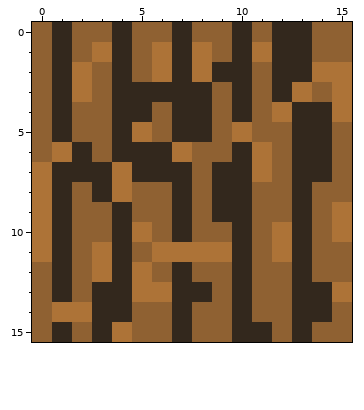
Two versions of one pixel-art sprite, sprites/ground.png. The picture above is the old version.
The file is 16x16 pixels.
And afterwards:
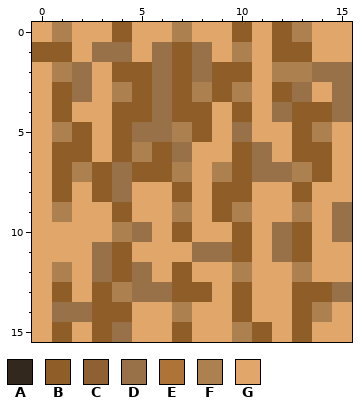
Palette (. is transparent): A #33281d  B #8f5e28  C #8f6132  D #997148  E #ad7337  F #ad814f  G #e0a66a
Edits made:
Changed rows in their new state; - is an unchanged pixel.
first column x 0:
 0 GFGGBGGFGGBGBFGG
 1 BBGDDGDBDGFGBBGG
 2 GFDGBBDBDBBGFFDD
 3 GBDGFBDBFBFGBDGD
 4 GBGGBBDBBGBGDBBD
 5 GFBGBDDFBGDGGBFG
 6 GBBGBFBDGGBDGBBG
 7 GBFBDBBFGFBDDFBG
 8 GBGBDGGBGBBGGBGG
 9 GFGGBGGFGBFGGFGD
10 GGGGFDGBGGBGDBGD
11 GGGDBGGGDDBGDBGG
12 GFGDBDGBGGFGGFGG
13 GBGBFDDBBGBGGBBD
14 GDDBBGGFGGBGGBFG
15 GBGBDGGBGGFBGBGG
Changed places in both pictures, as pixel boxes (x1, y1, x2, y2):
changed: (32, 22, 352, 342)
